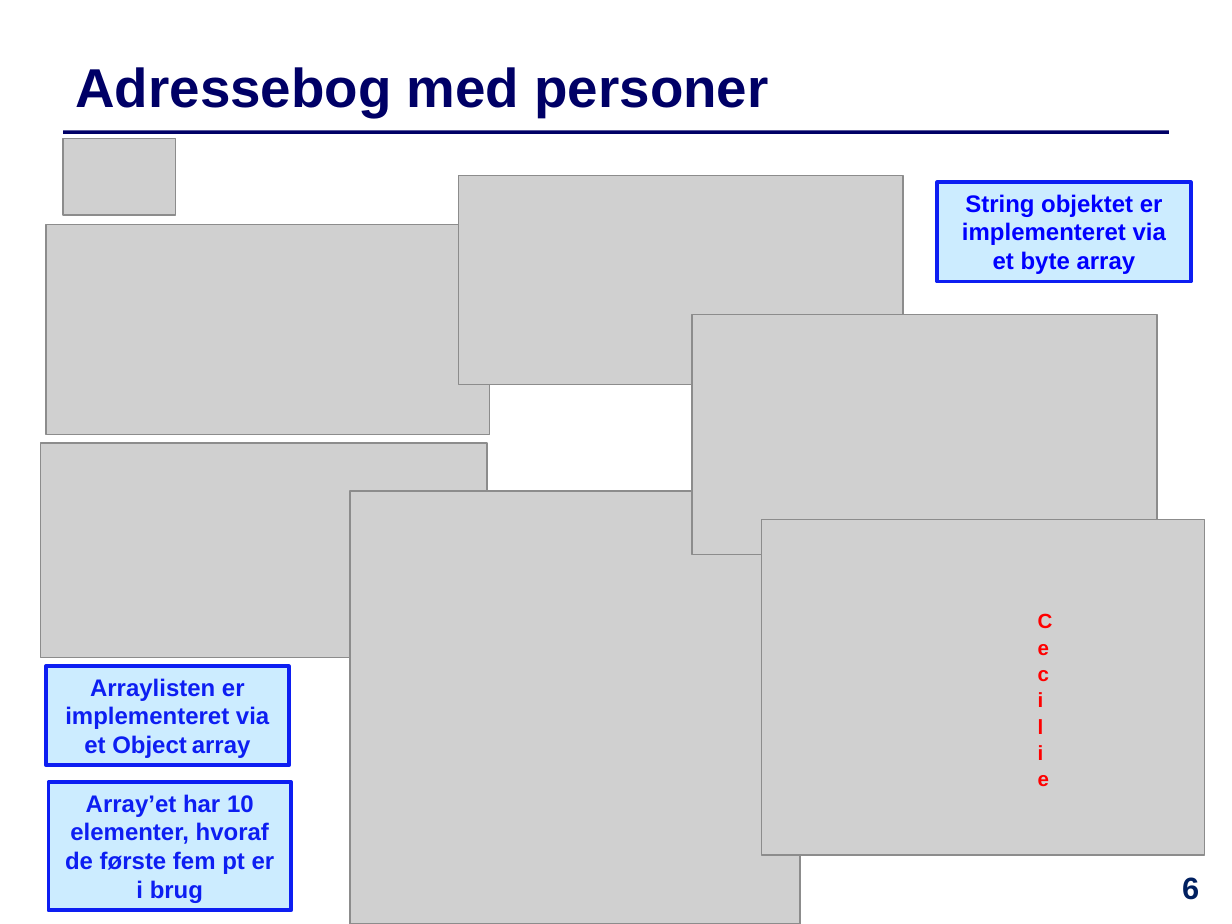
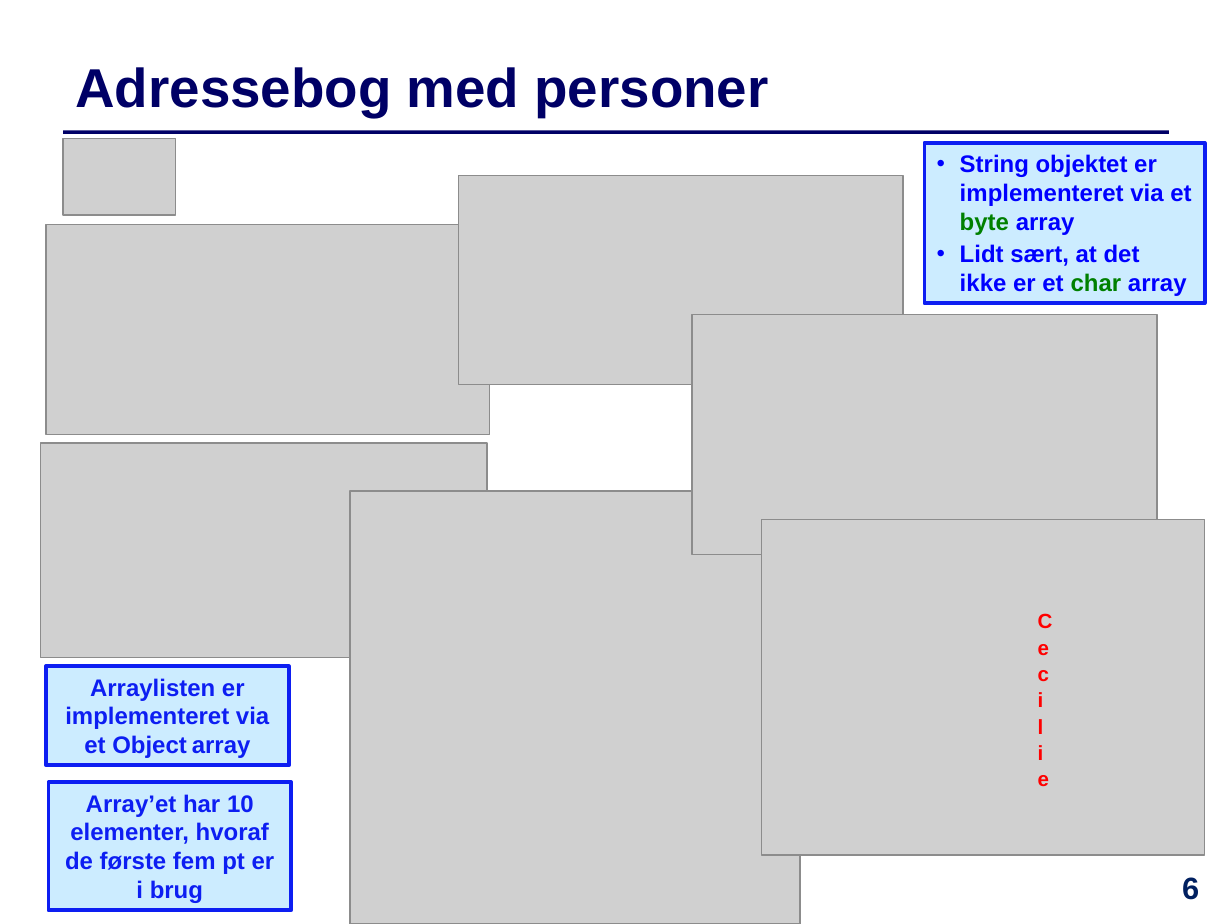
Before and after one commit to IntProgAU/Materiale, a slide deck: slide 6 of web/e23/uge_9/Slides-Uge9.pptx. Drawn at 1232x924 pixels with LibreOffice and Linux fonts; fonts in the diff are those of the drawing; grey boxes stand for pictures. Boxes give left, top, right and bottom in pixels: in the first picture for what was removed or moved away, otherwise in the second. Text is boxed around its words. In the diff, an @@ line names an element or a change of style, - is before the commit and + after.

```diff
--- a/web/e23/uge_9/Slides-Uge9.pptx
+++ b/web/e23/uge_9/Slides-Uge9.pptx
@@ rectangle "String objektet er implementeret via ...": place and size @@
-rectangle "String objektet er implementeret via ..." at <box>938,182,1191,282</box>
+rectangle "String objektet er implementeret via ..." at <box>924,143,1204,303</box>
@@ text in rectangle at <box>960,154,1191,235</box>: text colour #0000FF to #008000 in "byte"; alignment centre to left; bullet none to •; less space between paragraphs @@
@@ text in rectangle at <box>960,244,1187,296</box>: paragraph added @@
+• Lidt sært, at det ikke er et char array
```
Also in this commit, not shown: 8 other slides changed, 1 other file.
